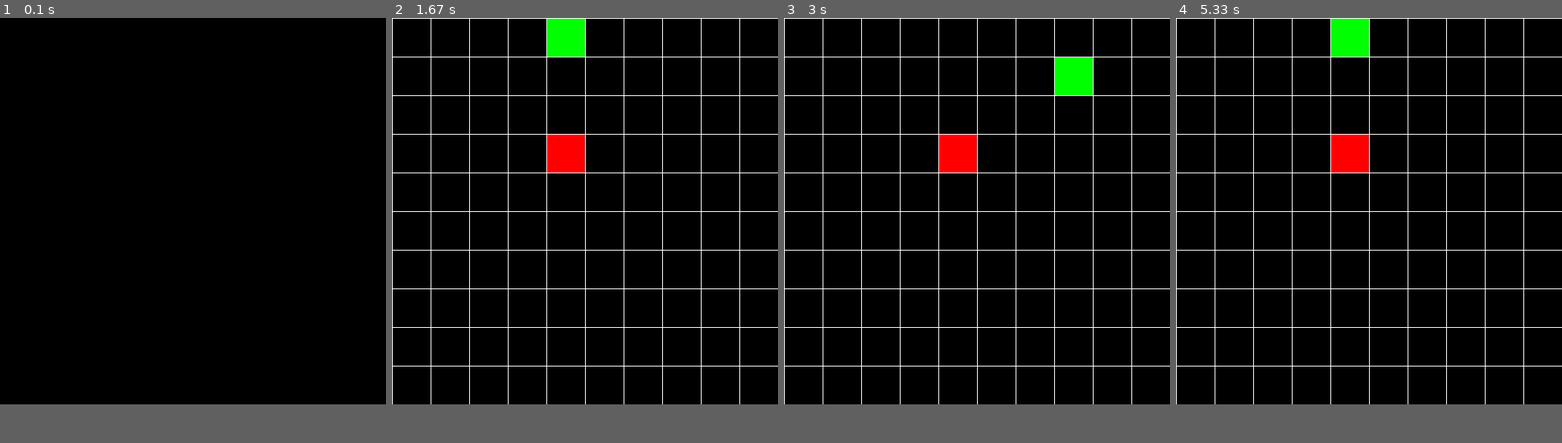
Above: before the commit, frames 1-4 (left to right).
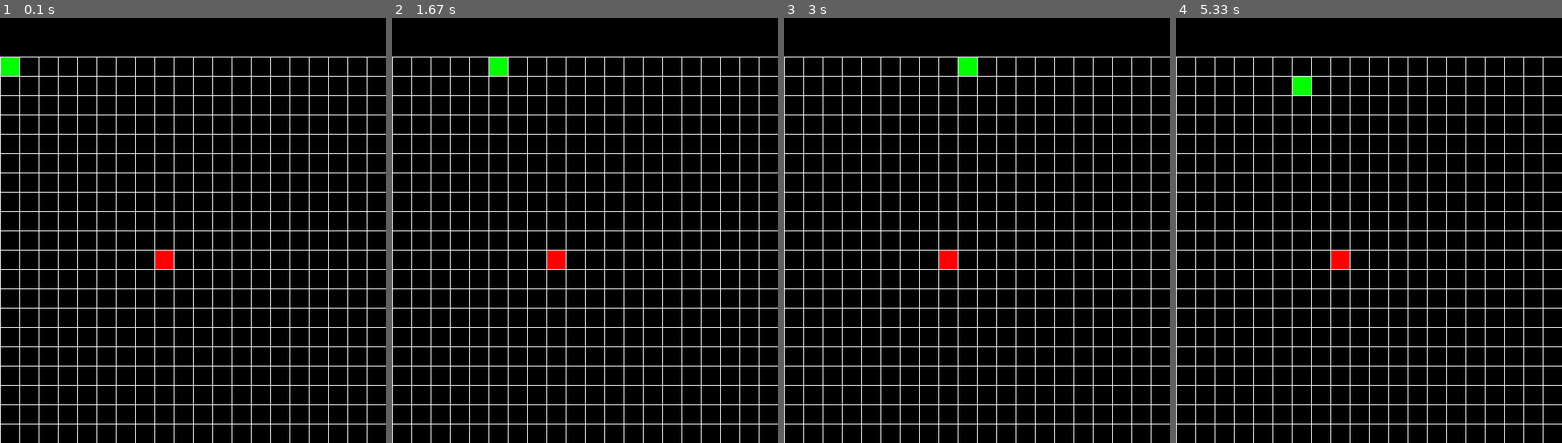
Above: after the commit, the same moments.

Repository: Leonard-Lang/Pygame-Snake
Game: pygame game, started from src/main.py
The game is run twice, just before and just after one commit, with the same random seed, the same clock (stepped at 60 frames per second) and the same inputs.
Inputs:
- Up to frame 1 (0.1 s): no input
- Up to frame 2 (1.67 s): no input
- Up to frame 3 (3 s): hold Down from 2.8 s (still down)
- Up to frame 4 (5.33 s): release Down at 3.62 s; hold Left 3.65-4.5 s; hold Up from 4.53 s (still down)
In our replay, the window is 500x500 before the commit and 500x550 after it. These sizes can differ from the game's own. Grey fills any space a smaller window leaves; there, only what the larger window draws over its background counts as a difference.

The runs differ from the first frame. In frame 1, 7.5% of the frame differs, in the area x 0-100%, y 9-100%; in frame 2, 6.4%; in frame 3, 6.3%; in frame 4, 6.4%.

Commit message:
Add possibility of changing the field size

Diff:
--- a/src/main.py
+++ b/src/main.py
@@ -7,12 +7,22 @@
 
 pygame.display.set_caption("Pygame Snake")
 
-numberOfRows = 10
-numberOfColumns = 10
+numberOfRows = 20
+numberOfColumns = 20
 numberOfTiles = numberOfRows * numberOfColumns
 
-width = 50
-height = 50
+boxWidth = 25
+boxHeight = 25
+
+windowSizeX = numberOfColumns * boxWidth
+windowSizeY = numberOfRows * boxHeight
+
+scoreboardSize = 50
+
+win = pygame.display.set_mode((windowSizeX, windowSizeY + scoreboardSize))
+
+xstartPoint = - boxWidth
+ystartPoint = scoreboardSize
 
 
 class Snake(object):
@@ -27,7 +37,7 @@
 
     def draw(self, win):
         for i in range(snake.length):
-            pygame.draw.rect(win, (0, 255, 0), (self.bodyx[i], self.bodyy[i], width, height))
+            pygame.draw.rect(win, (0, 255, 0), (self.bodyx[i], self.bodyy[i], boxWidth, boxHeight))
 
     def move(self, keys):
         if keys[pygame.K_LEFT]:
@@ -56,18 +66,18 @@
             snake.bodyy[i] = snake.bodyy[i-1]
 
         if snake.currentDirection == "left":
-            snake.bodyx[0] -= 50
+            snake.bodyx[0] -= boxWidth
         elif snake.currentDirection == "right":
-            snake.bodyx[0] += 50
+            snake.bodyx[0] += boxWidth
         elif snake.currentDirection == "up":
-            snake.bodyy[0] -= 50
+            snake.bodyy[0] -= boxHeight
         elif snake.currentDirection == "down":
-            snake.bodyy[0] += 50
+            snake.bodyy[0] += boxHeight
 
     # Check if snakes path is blocked
     def isBlocked(self):
         # Check if snake is in the gamefield
-        if snake.bodyx[0] < 0 or snake.bodyx[0] >= 500 or snake.bodyy[0] < 0 or snake.bodyy[0] >= 500:
+        if snake.bodyx[0] < 0 or snake.bodyx[0] >= windowSizeX or snake.bodyy[0] < 0 + scoreboardSize or snake.bodyy[0] >= windowSizeY + scoreboardSize:
             return False
 
         # Check if snake eats itself
@@ -89,8 +99,8 @@
         possible = False
         while not possible:
             possible = True
-            self.x = randint(0, 9) * 50
-            self.y = randint(0, 9) * 50
+            self.x = randint(0, numberOfColumns - 1) * boxWidth
+            self.y = randint(0, numberOfRows - 1) * boxHeight + scoreboardSize
 
             for i in range(snake.length):
                 if snake.bodyx[i] == self.x and snake.bodyy[i] == self.y:
@@ -98,7 +108,7 @@
 
     def draw(self, win):
         if self.exists:
-            pygame.draw.rect(win, (255, 0, 0), (self.x, self.y, width, height))
+            pygame.draw.rect(win, (255, 0, 0), (self.x, self.y, boxWidth, boxHeight))
 
 
 def update(win):
@@ -108,18 +118,13 @@
     apple.draw(win)
 
     for i in range(numberOfColumns):
-        pygame.draw.rect(win, (255, 255, 255), (50 * i, 0, 1, 500))
+        pygame.draw.rect(win, (255, 255, 255), (boxWidth * i, scoreboardSize, 1, windowSizeX))
 
     for j in range(numberOfRows):
-        pygame.draw.rect(win, (255, 255, 255), (0, 50 * j, 500, 1))
+        pygame.draw.rect(win, (255, 255, 255), (0, boxHeight * j + scoreboardSize, windowSizeY, 1))
 
     pygame.display.update()
 
-
-win = pygame.display.set_mode((500, 500))
-
-xstartPoint = 0
-ystartPoint = 0
 
 snake = Snake(xstartPoint, ystartPoint)
 apple = Apple()
@@ -127,12 +132,6 @@
 
 run = True
 while run:
-    pygame.time.delay(100)
-
-    for event in pygame.event.get():
-        if event.type == pygame.QUIT:
-            run = False
-
     keys = pygame.key.get_pressed()
 
     snake.move(keys)
@@ -151,7 +150,12 @@
         snake.bodyy.append(apple.y)
         snake.length += 1
 
-    update(win)
+    for event in pygame.event.get():
+        if event.type == pygame.QUIT:
+            run = False
+
+    if run:
+        update(win)
 
     pygame.time.delay(300)
 
